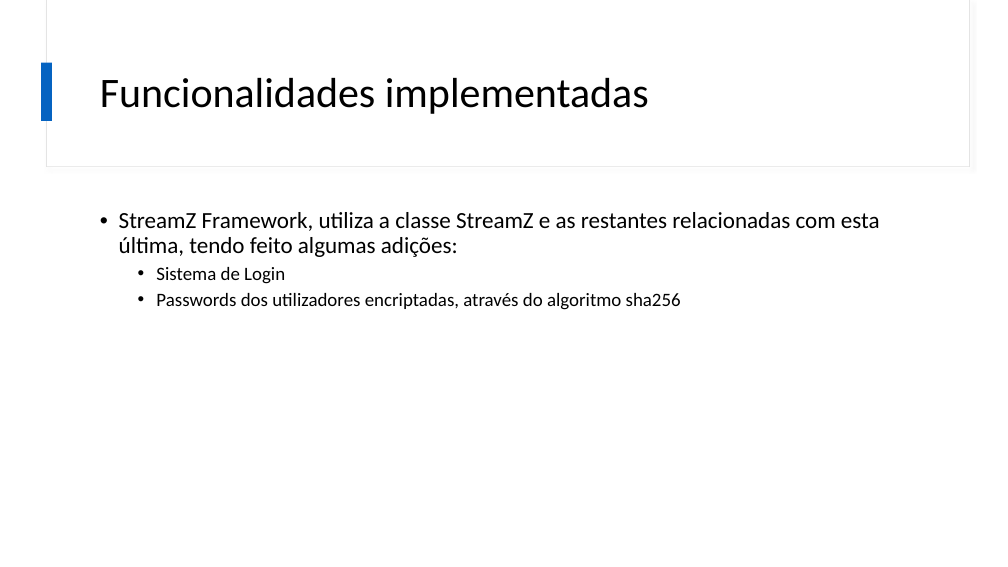
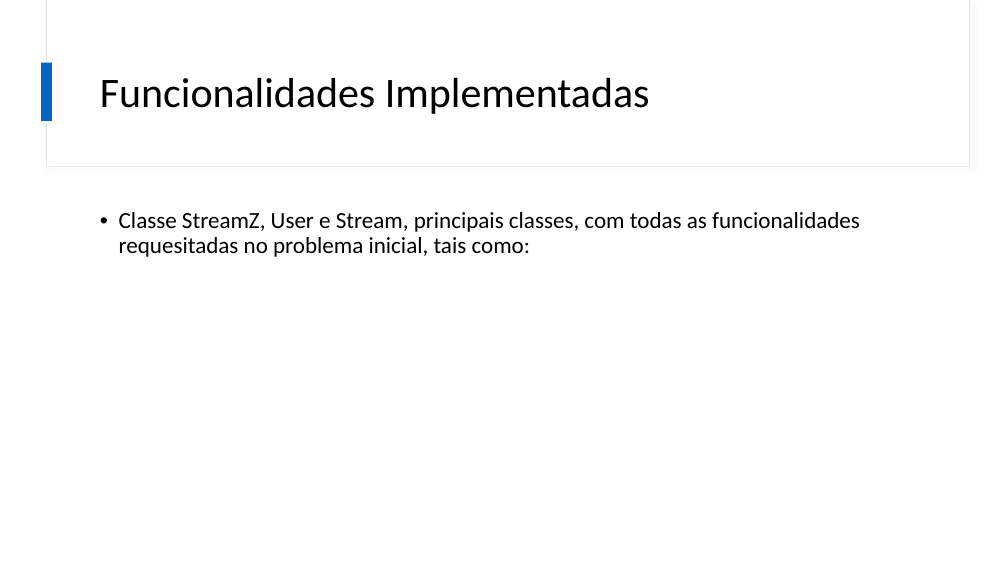
Before and after one commit to lucascalvet/2020_21_AEDA_StreamZ, a slide deck: slide 8 of StreamZ_presentation.pptx (slide 7 before the commit). Drawn at 1008x567 pixels with LibreOffice and Linux fonts; fonts in the diff are those of the drawing. Boxes give left, top, right and bottom in pixels: in the first picture for what was removed or moved away, otherwise in the second. Text is boxed around its words. In the diff, an @@ line names an element or a change of style, - is before the commit and + after.

```diff
--- a/StreamZ_presentation.pptx
+++ b/StreamZ_presentation.pptx
@@ title at [100,78,650,114]: text changed @@
-Funcionalidades implementadas
+Funcionalidades Implementadas
@@ text at [119,212,860,257]: text changed @@
-• StreamZ Framework, utiliza a classe StreamZ e as restantes relacionadas com esta última, tendo feito algumas adições:
-  • Sistema de Login
-  • Passwords dos utilizadores encriptadas, através do algoritmo sha256
+• Classe StreamZ, User e Stream, principais classes, com todas as funcionalidades requesitadas no problema inicial, tais como:
```
Also in this commit, not shown: 5 other slides changed, 2 slides added, 5 other files.
